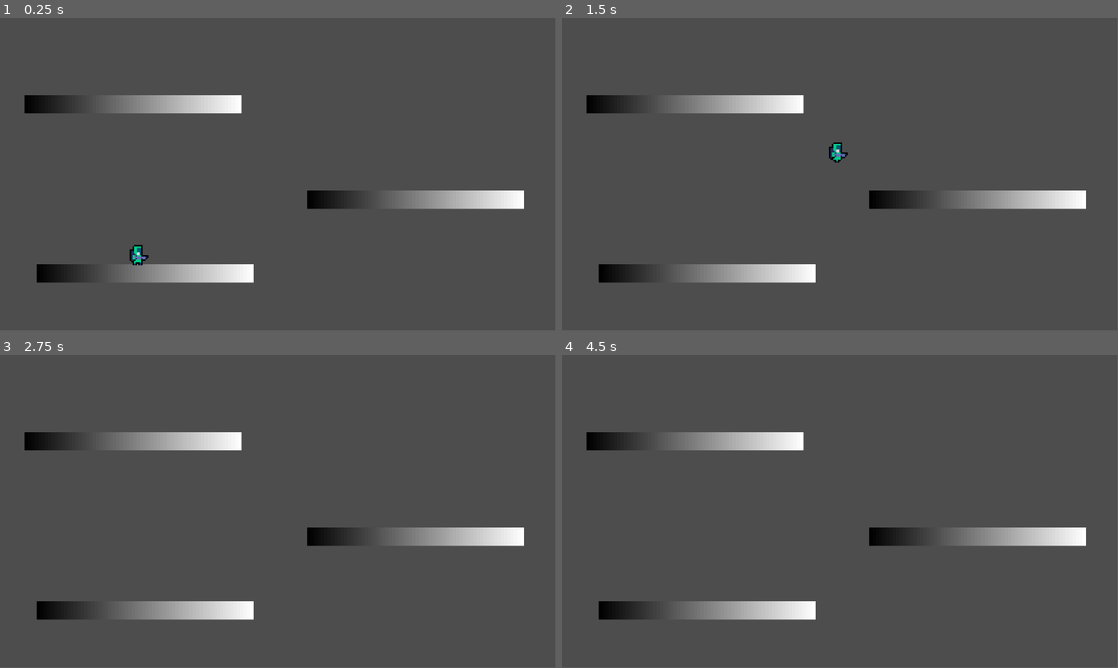
Above: before the commit, frames 1-4 (two rows, left to right).
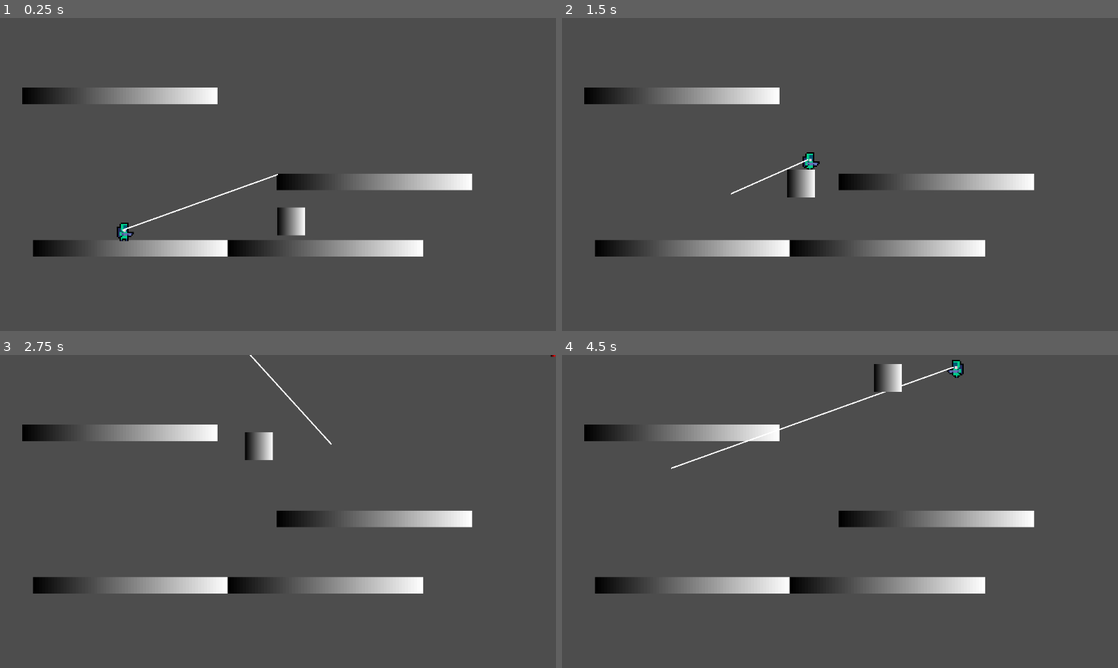
Above: after the commit, the same moments.

Repository: fer-hnndz/europa-game
Game: Godot game, scene res://scenes/TestScene.tscn
Same seed, same stepped clock (60 frames per second), same inputs: the game is played once before the commit and once after it. The project has no main scene, so this scene is started directly.
Inputs (mouse positions are in pixels of both pictures, inside the frame that each line leads up to):
- Up to frame 1 (0.25 s): no input
- Up to frame 2 (1.5 s): tap Enter (ui_accept) at 0.5, 0.77, 0.8, 1.07, 1.35 s; move the mouse to (962, 158) at 0.52 s; hold Right (ui_right) from 0.53 s (still down); click (962, 158) at 0.6 s; move the mouse to (728, 190) at 1.27 s
- Up to frame 3 (2.75 s): tap Enter (ui_accept) at 1.52, 1.82, 2.3 s; click (166, 527) at 1.55 s; move the mouse to (333, 442) at 2.02 s; release Right (ui_right) at 2.03 s; hold Left (ui_left) from 2.03 s (still down); click (333, 442) at 2.1 s
- Up to frame 4 (4.5 s): move the mouse to (812, 574) at 2.77 s; release Left (ui_left) at 2.78 s; hold Right (ui_right) 2.78-4.28 s; click (812, 574) at 2.85 s; tap Enter (ui_accept) at 3.02, 3.32, 3.6, 3.77, 4.07 s; move the mouse to (1006, 558) at 3.52 s; move the mouse to (673, 464) at 4.27 s; hold Left (ui_left) from 4.28 s (still down); click (673, 464) at 4.35 s
In our replay, the window is 799x449 before the commit and 800x450 after it. These sizes can differ from the game's own. Grey fills any space a smaller window leaves; there, only what the larger window draws over its background counts as a difference.

The runs differ from the first frame. In frame 1, 11% of the frame differs, in the area x 4-95%, y 22-85%; in frame 2, 11%; in frame 3, 11%; in frame 4, 11%.

Commit message:
Se agrego prototipo de disparo y laser

Diff:
--- a/project.godot
+++ b/project.godot
@@ -14,6 +14,37 @@
 config/features=PackedStringArray("4.1", "Forward Plus")
 config/icon="res://icon.svg"
 
+[display]
+
+window/size/viewport_width=1280
+window/size/viewport_height=720
+window/stretch/mode="viewport"
+window/stretch/aspect="ignore"
+
+[input]
+
+ui_left={
+"deadzone": 0.5,
+"events": [Object(InputEventKey,"resource_local_to_scene":false,"resource_name":"","device":0,"window_id":0,"alt_pressed":false,"shift_pressed":false,"ctrl_pressed":false,"meta_pressed":false,"pressed":false,"keycode":4194319,"physical_keycode":0,"key_label":0,"unicode":0,"echo":false,"script":null)
+, Object(InputEventJoypadButton,"resource_local_to_scene":false,"resource_name":"","device":0,"button_index":13,"pressure":0.0,"pressed":false,"script":null)
+, Object(InputEventJoypadMotion,"resource_local_to_scene":false,"resource_name":"","device":0,"axis":0,"axis_value":-1.0,"script":null)
+, Object(InputEventKey,"resource_local_to_scene":false,"resource_name":"","device":-1,"window_id":0,"alt_pressed":false,"shift_pressed":false,"ctrl_pressed":false,"meta_pressed":false,"pressed":false,"keycode":0,"physical_keycode":65,"key_label":0,"unicode":97,"echo":false,"script":null)
+]
+}
+ui_right={
+"deadzone": 0.5,
+"events": [Object(InputEventKey,"resource_local_to_scene":false,"resource_name":"","device":0,"window_id":0,"alt_pressed":false,"shift_pressed":false,"ctrl_pressed":false,"meta_pressed":false,"pressed":false,"keycode":4194321,"physical_keycode":0,"key_label":0,"unicode":0,"echo":false,"script":null)
+, Object(InputEventJoypadButton,"resource_local_to_scene":false,"resource_name":"","device":0,"button_index":14,"pressure":0.0,"pressed":false,"script":null)
+, Object(InputEventJoypadMotion,"resource_local_to_scene":false,"resource_name":"","device":0,"axis":0,"axis_value":1.0,"script":null)
+, Object(InputEventKey,"resource_local_to_scene":false,"resource_name":"","device":-1,"window_id":0,"alt_pressed":false,"shift_pressed":false,"ctrl_pressed":false,"meta_pressed":false,"pressed":false,"keycode":0,"physical_keycode":68,"key_label":0,"unicode":100,"echo":false,"script":null)
+]
+}
+shoot={
+"deadzone": 0.5,
+"events": [Object(InputEventMouseButton,"resource_local_to_scene":false,"resource_name":"","device":-1,"window_id":0,"alt_pressed":false,"shift_pressed":false,"ctrl_pressed":false,"meta_pressed":false,"button_mask":0,"position":Vector2(0, 0),"global_position":Vector2(0, 0),"factor":1.0,"button_index":1,"canceled":false,"pressed":false,"double_click":false,"script":null)
+]
+}
+
 [rendering]
 
 textures/canvas_textures/default_texture_filter=0
--- /dev/null
+++ b/scenes/Bullet.gd
@@ -0,0 +1,25 @@
+extends RigidBody2D
+
+
+# Called when the node enters the scene tree for the first time.
+var speed = 800
+var lastCollition = null
+func _ready():
+	pass # Replace with function body.
+
+
+# Called every frame. 'delta' is the elapsed time since the previous frame.
+func _process(delta):
+	var player = get_parent()
+	var player_pos = player.global_position
+
+	var velocity = Vector2(0, 0)
+	if (not lastCollition):
+		velocity.x = speed * delta
+		velocity.y = 0
+	else:
+		queue_free()
+	lastCollition = move_and_collide(velocity)
+	print(lastCollition)
+
+	pass
--- /dev/null
+++ b/scenes/Bullet.tscn
@@ -0,0 +1,24 @@
+[gd_scene load_steps=5 format=3 uid="uid://dj1tmxiqoi2r5"]
+
+[ext_resource type="Script" path="res://scenes/Bullet.gd" id="1_xsvoe"]
+
+[sub_resource type="Gradient" id="Gradient_w1kgm"]
+colors = PackedColorArray(0, 0, 0, 1, 1, 0, 0, 1)
+
+[sub_resource type="GradientTexture2D" id="GradientTexture2D_27537"]
+gradient = SubResource("Gradient_w1kgm")
+
+[sub_resource type="RectangleShape2D" id="RectangleShape2D_vma7t"]
+size = Vector2(8, 4)
+
+[node name="Bullet" type="RigidBody2D"]
+mass = 0.01
+script = ExtResource("1_xsvoe")
+metadata/_edit_group_ = true
+
+[node name="Sprite2D" type="Sprite2D" parent="."]
+scale = Vector2(0.15625, 0.078125)
+texture = SubResource("GradientTexture2D_27537")
+
+[node name="CollisionShape2D" type="CollisionShape2D" parent="."]
+shape = SubResource("RectangleShape2D_vma7t")
--- a/scenes/Player.gd
+++ b/scenes/Player.gd
@@ -2,32 +2,58 @@
 
 
 const SPEED = 300.0
-const JUMP_VELOCITY = -500.0
+const JUMP_VELOCITY = -650.0
 var has_double_jump = true
 
 # Get the gravity from the project settings to be synced with RigidBody nodes.
 var gravity = ProjectSettings.get_setting("physics/2d/default_gravity")
 
+func _ready():
+	print($Line2D.get_point_count())
 
 func _physics_process(delta):
+	print(Engine.get_frames_per_second())
+	var player_pos = position
+	var mouse_pos = get_viewport().get_mouse_position() - player_pos
+
+	print("Distancia: ", player_pos.distance_to(mouse_pos))
+
+	if ($Line2D.get_point_count() != 1):
+		$Line2D.remove_point(1)
+
+	$Line2D.add_point(mouse_pos)
+
 	# Add the gravity.
 	if not is_on_floor():
 		velocity.y += gravity * delta
 	else:
 		has_double_jump = true
 
+	if Input.is_action_just_pressed("shoot"):
+		var bulletNode = preload("res://scenes/Bullet.tscn")
+		var bullet_instance = bulletNode.instantiate()
+		var start_pos = global_position
+		start_pos = Vector2(start_pos.x + 50, start_pos.y)
+		bullet_instance.global_position = start_pos
+		get_parent().add_child(bullet_instance)
+
 	# Handle Jump.
 	if Input.is_action_just_pressed("ui_accept") && has_double_jump:
-		velocity.y = JUMP_VELOCITY
+		velocity.y = JUMP_VELOCITY ;
 		if not is_on_floor():
 			has_double_jump = false
 
 
 	# Get the input direction and handle the movement/deceleration.
 	# As good practice, you should replace UI actions with custom gameplay actions.
-	var direction = Input.get_axis("ui_left", "ui_right")
+	var direction = 0
+	if Input.is_action_pressed("ui_left"):
+		direction = -1
+	elif Input.is_action_pressed("ui_right"):
+		direction = 1
+
 	if direction:
-		velocity.x = direction * SPEED
+		velocity.x = direction * SPEED;
 		#print(velocity.x)
 	else:
 		velocity.x = move_toward(velocity.x, 0, SPEED)
--- a/scenes/Player.tscn
+++ b/scenes/Player.tscn
@@ -54,6 +54,12 @@
 [sub_resource type="RectangleShape2D" id="RectangleShape2D_06m1h"]
 size = Vector2(20, 42)
 
+[sub_resource type="Gradient" id="Gradient_yl1yf"]
+offsets = PackedFloat32Array(0, 0.020979)
+
+[sub_resource type="GradientTexture2D" id="GradientTexture2D_xa6hi"]
+gradient = SubResource("Gradient_yl1yf")
+
 [node name="Player" type="CharacterBody2D"]
 script = ExtResource("1_aadot")
 metadata/_edit_group_ = true
@@ -66,3 +72,11 @@
 [node name="CollisionShape2D" type="CollisionShape2D" parent="."]
 position = Vector2(0, -11)
 shape = SubResource("RectangleShape2D_06m1h")
+debug_color = Color(0, 0.6, 0.701961, 0.419608)
+
+[node name="Line2D" type="Line2D" parent="."]
+points = PackedVector2Array(-3, -15)
+width = 3.0
+texture = SubResource("GradientTexture2D_xa6hi")
+texture_mode = 1
+joint_mode = 2
--- /dev/null
+++ b/scenes/TestEnemy.gd
@@ -0,0 +1,21 @@
+extends CharacterBody2D
+
+
+# Called when the node enters the scene tree for the first time.
+var player
+var SPEED = 2.5
+var gravity
+func _ready():
+	gravity = ProjectSettings.get_setting("physics/2d/default_gravity")
+	player = get_parent().get_node("Player")
+
+# Called every frame. 'delta' is the elapsed time since the previous frame.
+func _process(delta):
+	var player_pos = player.global_position
+	var velocity = global_position.direction_to(player_pos)
+
+	if not is_on_floor():
+		pass
+		#velocity.y += gravity * delta
+
+	move_and_collide(velocity * SPEED)
--- /dev/null
+++ b/scenes/TestEnemy.tscn
@@ -0,0 +1,22 @@
+[gd_scene load_steps=5 format=3 uid="uid://d2n787c4rn0w2"]
+
+[ext_resource type="Script" path="res://scenes/TestEnemy.gd" id="1_1c4df"]
+
+[sub_resource type="RectangleShape2D" id="RectangleShape2D_k0bsv"]
+size = Vector2(64, 60)
+
+[sub_resource type="Gradient" id="Gradient_dmo8o"]
+
+[sub_resource type="GradientTexture2D" id="GradientTexture2D_0ju7e"]
+gradient = SubResource("Gradient_dmo8o")
+
+[node name="TestEnemy" type="CharacterBody2D"]
+script = ExtResource("1_1c4df")
+metadata/_edit_group_ = true
+
+[node name="CollisionShape2D" type="CollisionShape2D" parent="."]
+position = Vector2(1, 0)
+shape = SubResource("RectangleShape2D_k0bsv")
+
+[node name="Sprite2D" type="Sprite2D" parent="."]
+texture = SubResource("GradientTexture2D_0ju7e")
--- a/scenes/TestScene.tscn
+++ b/scenes/TestScene.tscn
@@ -1,7 +1,8 @@
-[gd_scene load_steps=3 format=3 uid="uid://cm1ku01w54xb3"]
+[gd_scene load_steps=4 format=3 uid="uid://cm1ku01w54xb3"]
 
 [ext_resource type="PackedScene" uid="uid://dj7xs40ybe5hl" path="res://scenes/TestPlatform.tscn" id="1_chmcy"]
 [ext_resource type="PackedScene" uid="uid://dj70kpkttcguv" path="res://scenes/Player.tscn" id="2_4vcyk"]
+[ext_resource type="PackedScene" uid="uid://d2n787c4rn0w2" path="res://scenes/TestEnemy.tscn" id="3_1la1o"]
 
 [node name="TestScene" type="Node2D"]
 
@@ -16,3 +17,9 @@
 
 [node name="Player" parent="." instance=ExtResource("2_4vcyk")]
 position = Vector2(285, 497)
+
+[node name="TestEnemy" parent="." instance=ExtResource("3_1la1o")]
+position = Vector2(707, 465)
+
+[node name="TestPlatform4" parent="." instance=ExtResource("1_chmcy")]
+position = Vector2(749, 530)
Not shown: 1 places in scenes/Player.tscn that only renumber resources
Not shown, changed: .gitignore
